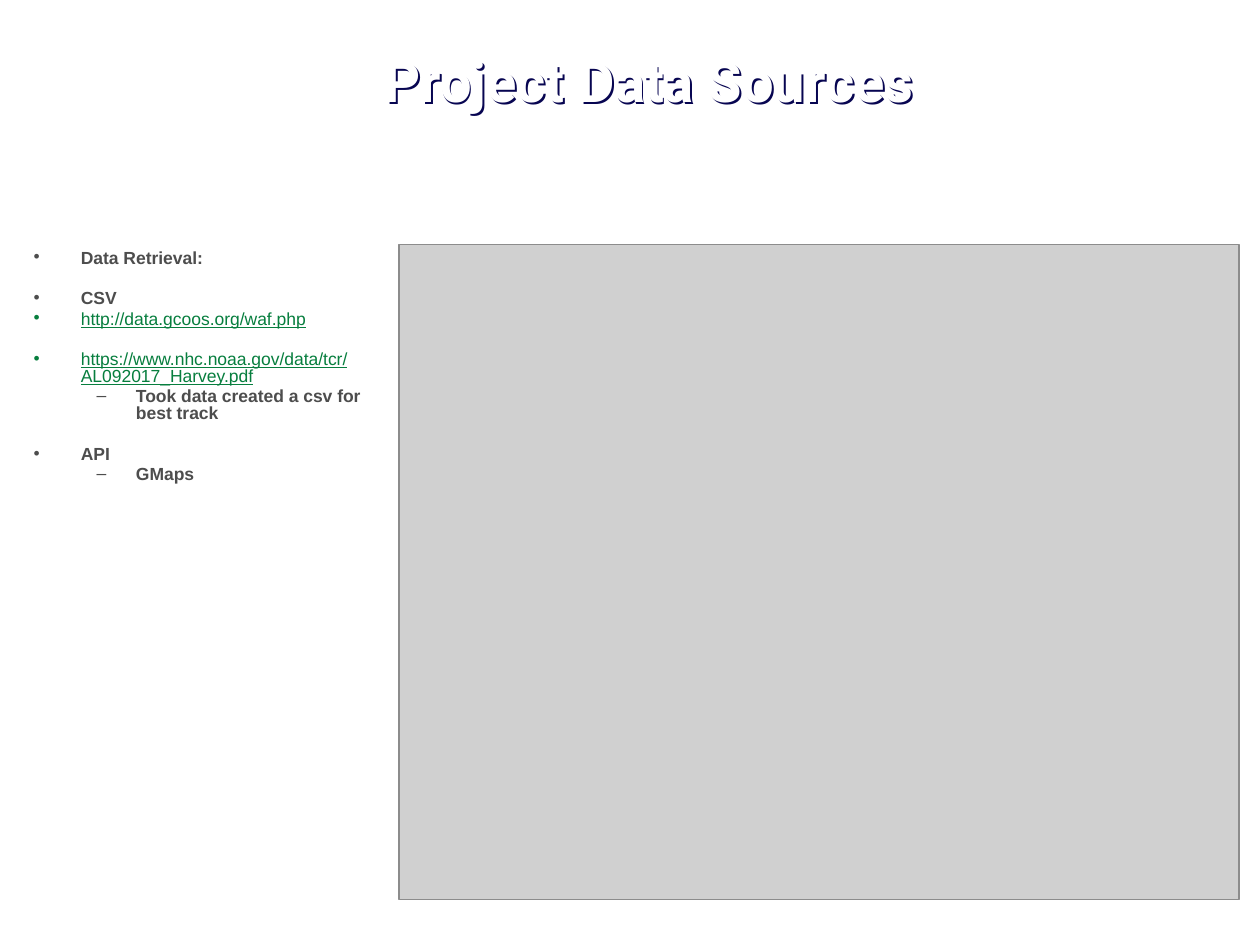
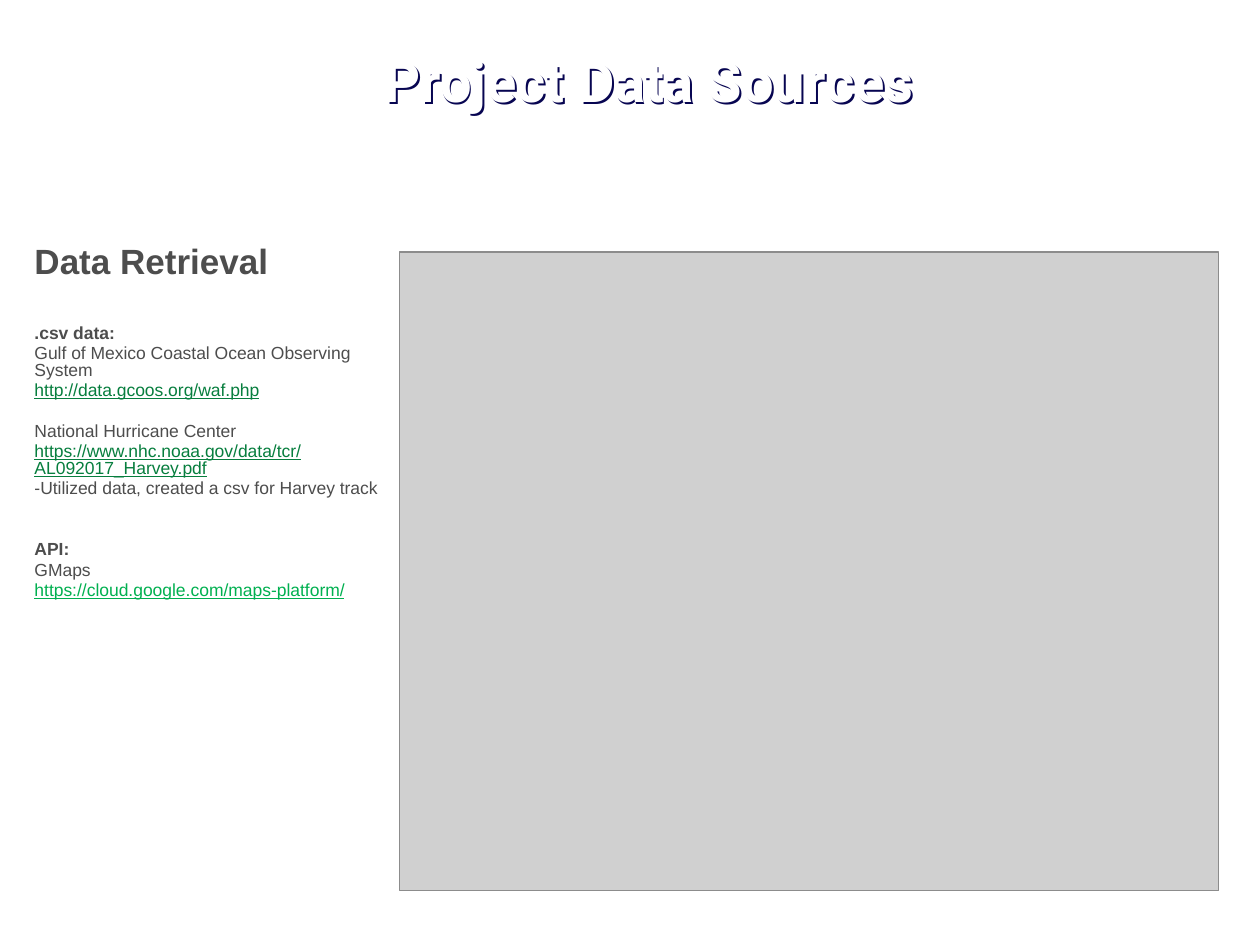
Before and after one commit to j1-aggie/Hurricane_Harvey_Analysis, a slide deck: slide 4 of Final Presentation.pptx. Drawn at 1260x945 pixels with LibreOffice and Linux fonts; fonts in the diff are those of the drawing; grey boxes stand for pictures; background and template pictures are left out. Boxes give left, top, right and bottom in pixels: in the first picture for what was removed or moved away, otherwise in the second. Text is boxed around its words. In the diff, an @@ line names an element or a change of style, - is before the commit and + after.

```diff
--- a/Final Presentation.pptx
+++ b/Final Presentation.pptx
@@ text at box(34, 248, 351, 380): text changed; bold off @@
-• Data Retrieval:
-• CSV
+Data Retrieval
+.csv data:
+Gulf of Mexico Coastal Ocean Observing System
@@ picture: place and size @@
-picture at box(399, 244, 1240, 900)
+picture at box(399, 252, 1218, 891)
@@ text at box(34, 383, 301, 580): bold off in "GMaps"; bullet • to none; bullet – to none; list level 2 to 1 in "GMaps" @@
@@ text at box(34, 424, 236, 437): paragraph added @@
+National Hurricane Center
@@ text at box(34, 481, 378, 555): text changed; bold off @@
-  – Took data created a csv for best track
-• API
+-Utilized data, created a csv for Harvey track
+API:
@@ text at box(34, 583, 344, 600): paragraph added @@
+https://cloud.google.com/maps-platform/
```
Also in this commit, not shown: 11 other slides changed, 1 slide added, 2 other files.
